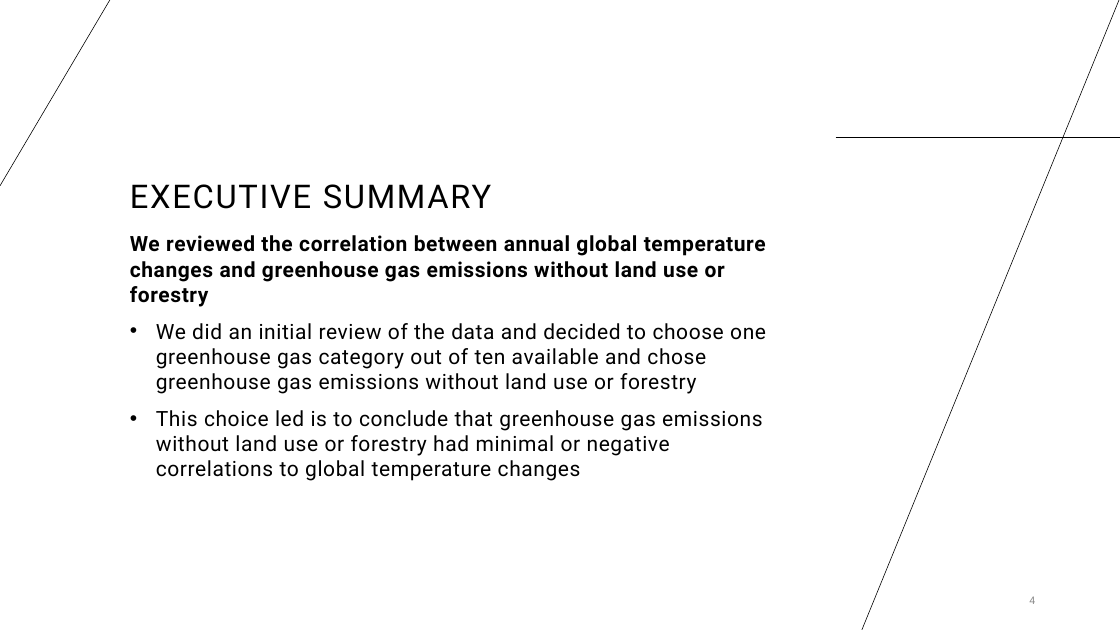
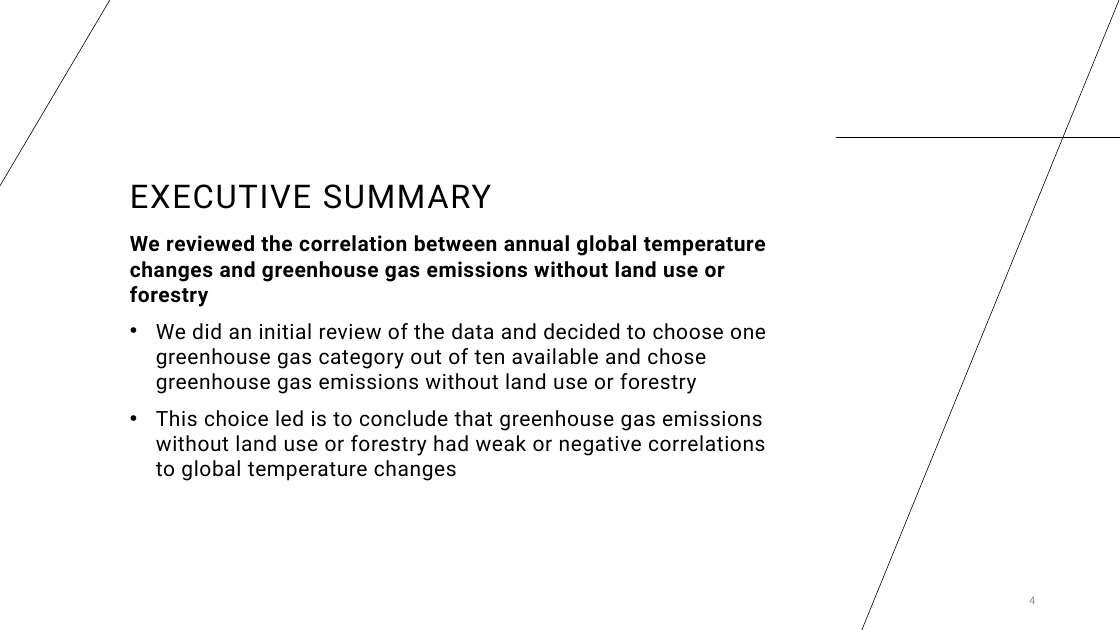
Before and after one commit to LaserLon/EDA, a slide deck: slide 4 of Chelsey/Group_1_EDA_Presentation.pptx. Drawn at 1120x630 pixels with LibreOffice and Linux fonts; fonts in the diff are those of the drawing. Boxes give left, top, right and bottom in pixels: in the first picture for what was removed or moved away, otherwise in the second. Text is boxed around its words. In the diff, an @@ line names an element or a change of style, - is before the commit and + after.

```diff
--- a/Chelsey/Group_1_EDA_Presentation.pptx
+++ b/Chelsey/Group_1_EDA_Presentation.pptx
@@ text at bbox=[156, 410, 765, 481]: text changed @@
-  • This choice led is to conclude that greenhouse gas emissions without land use or forestry had minimal or negative correlations to global temperature changes
+  • This choice led is to conclude that greenhouse gas emissions without land use or forestry had weak or negative correlations to global temperature changes
```
Also in this commit, not shown: 5 other slides changed, 1 other file.
